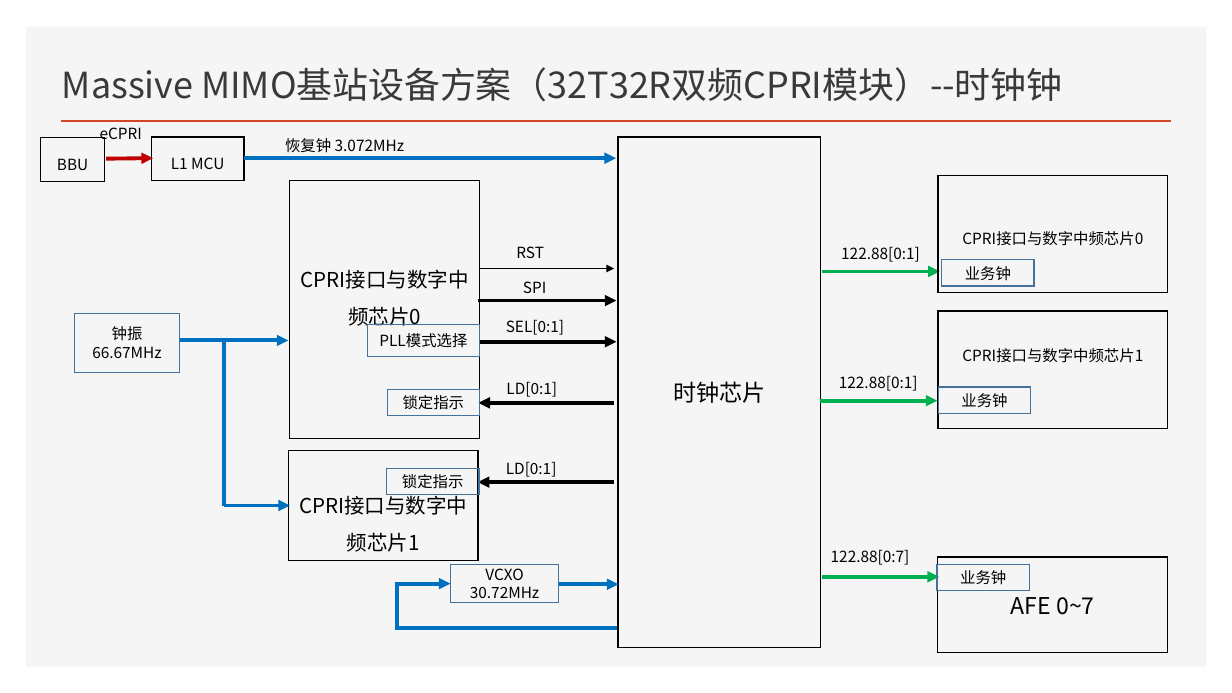
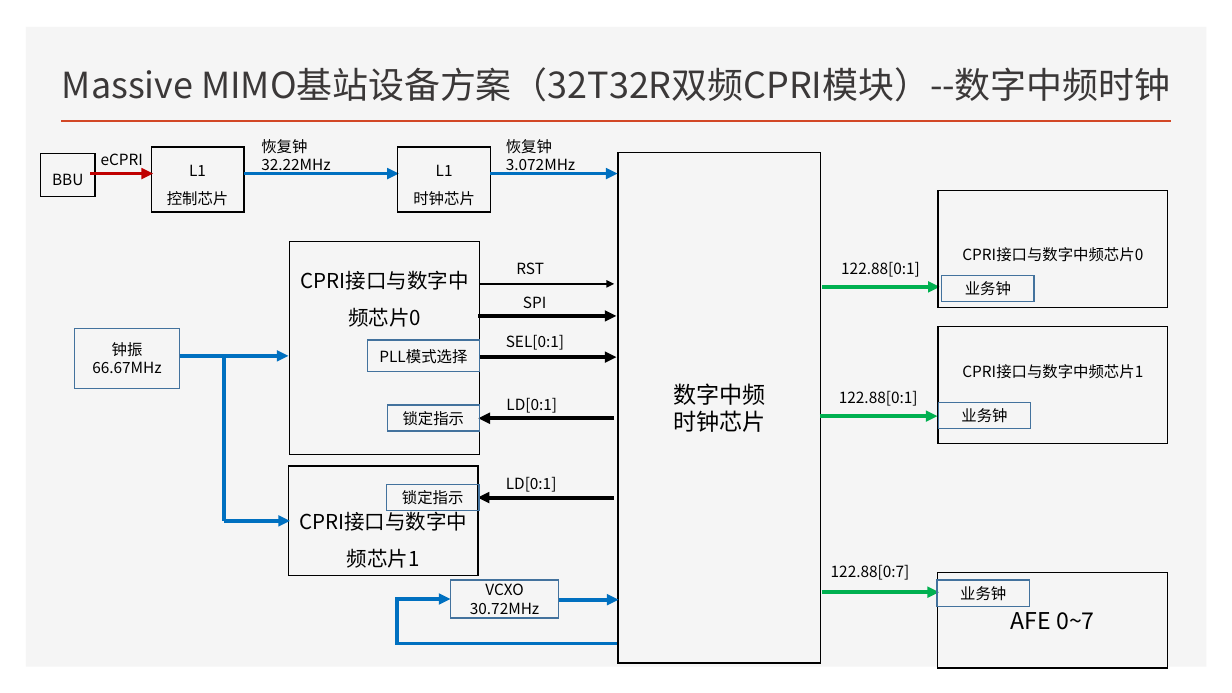
Before and after one commit to eliuwei/eliuwei.github.io, a slide deck: slide 10 of HARDWARE/06 时钟/Massive MIMO基站设备时钟方案.pptx (slide 9 before the commit). Drawn at 1232x693 pixels with LibreOffice and Linux fonts; fonts in the diff are those of the drawing. Boxes give left, top, right and bottom in pixels: in the first picture for what was removed or moved away, otherwise in the second. Text is boxed around its words. In the diff, an @@ line names an element or a change of style, - is before the commit and + after.

```diff
--- a/HARDWARE/06 时钟/Massive MIMO基站设备时钟方案.pptx
+++ b/HARDWARE/06 时钟/Massive MIMO基站设备时钟方案.pptx
@@ title at [62, 67, 1170, 102]: text changed @@
-Massive MIMO基站设备方案（32T32R双频CPRI模块）--时钟钟
+Massive MIMO基站设备方案（32T32R双频CPRI模块）--数字中频时钟
@@ text "eCPRI": place and size @@
-text "eCPRI" at [100, 127, 142, 144]
+text "eCPRI" at [101, 153, 143, 170]
@@ rectangle "L1": place and size @@
-rectangle "L1" at [152, 137, 244, 180]
+rectangle "L1" at [152, 147, 244, 212]
@@ text at [261, 139, 330, 175]: text changed @@
-恢复钟 3.072MHz
+恢复钟
+32.22MHz
@@ rectangle added at [398, 147, 491, 212], outline #000000 1 pt, 12 pt, text #000000 @@
+L1
+时钟芯片
@@ text added at [506, 139, 575, 175], 12 pt, text #000000 @@
+恢复钟
+3.072MHz
@@ rectangle "BBU": place and size @@
-rectangle "BBU" at [41, 138, 104, 181]
+rectangle "BBU" at [41, 153, 95, 197]
@@ arrow moved from (106, 159) - (153, 158) to (91, 174) - (153, 174) @@
@@ text in rectangle at [167, 164, 229, 206]: text changed @@
-L1 MCU
+L1
+控制芯片
@@ arrow moved from (244, 158) - (616, 158) to (244, 174) - (398, 174) @@
@@ arrow added from (491, 174) to (617, 174), #0070C0 3 pt @@
@@ 13 rectangles, 11 arrows, 8 texts, 1 elbow arrow, 1 line: place and size @@
-13 rectangles, 11 arrows, 8 texts, 1 elbow arrow, 1 line at [74, 137, 1168, 653]
+13 rectangles, 11 arrows, 8 texts, 1 elbow arrow, 1 line at [74, 152, 1168, 668]
@@ rectangle "CPRI接口与数字中频芯片0": place and size @@
-rectangle "CPRI接口与数字中频芯片0" at [290, 180, 480, 439]
+rectangle "CPRI接口与数字中频芯片0" at [290, 241, 480, 454]
@@ text in rectangle at [673, 383, 765, 405]: paragraph added @@
+数字中频
```
Also in this commit, not shown: 7 other slides changed, 4 slides added, 1 slide removed, 1 other file.
